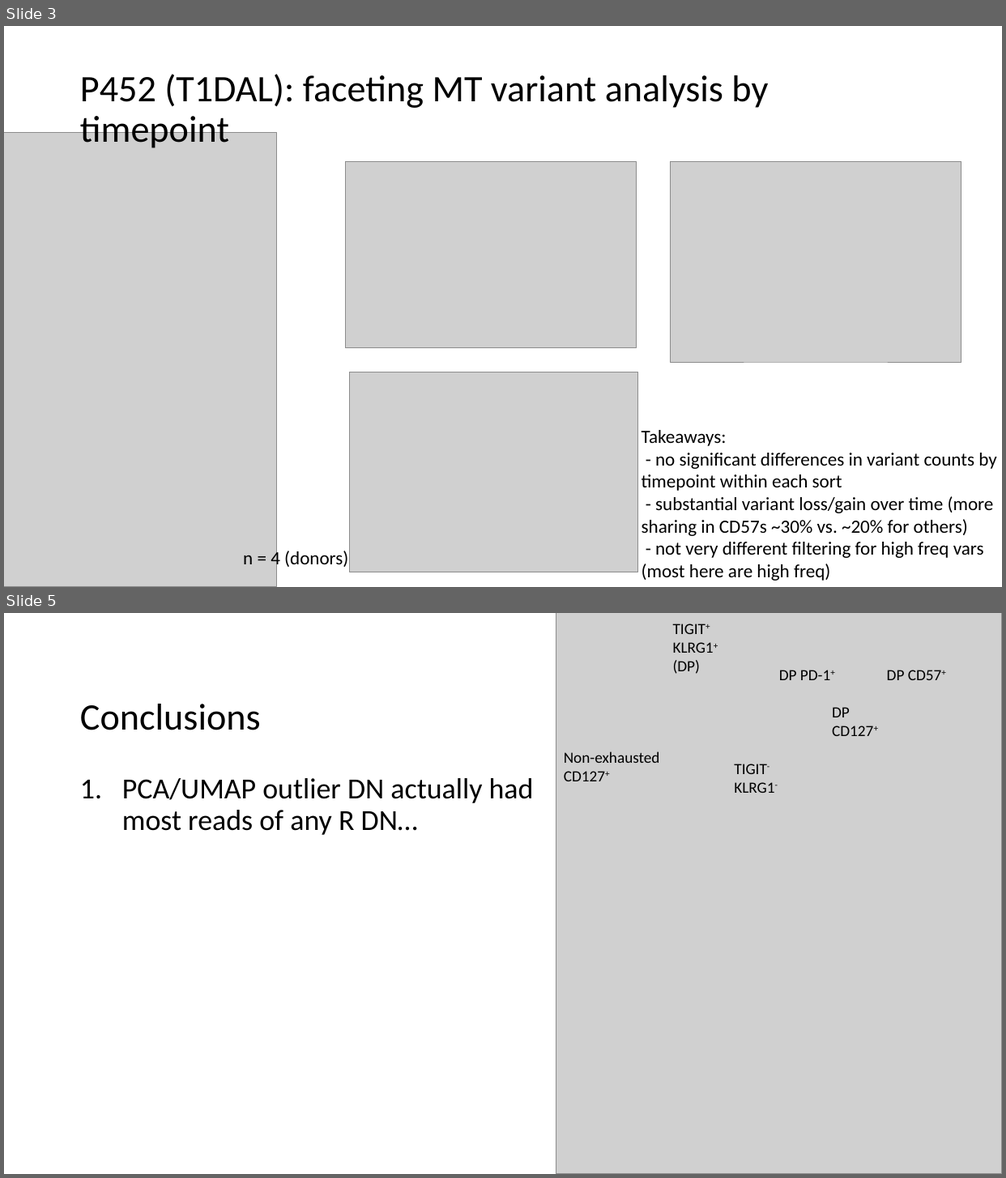
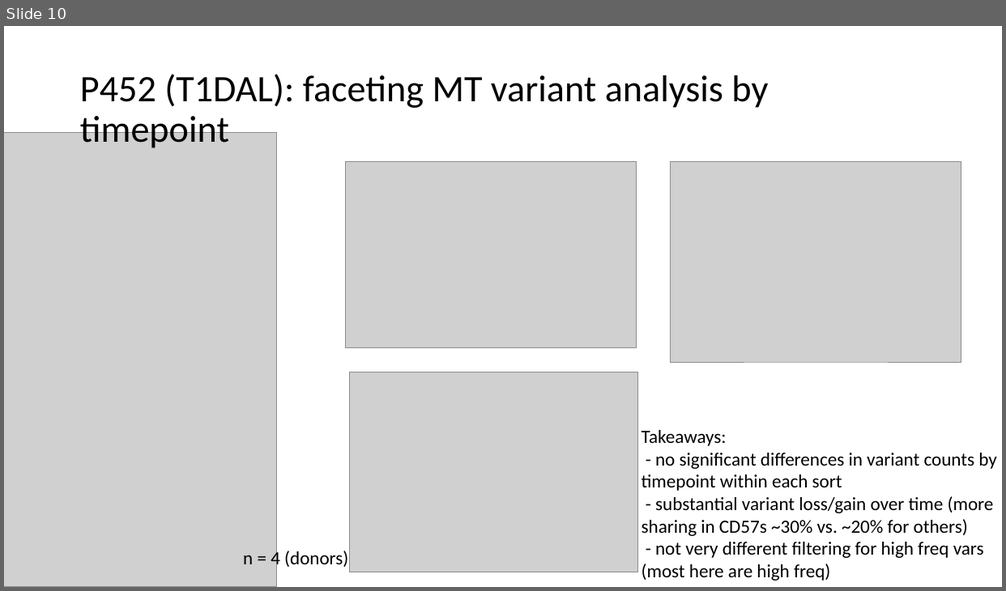
Before and after one commit to tybottorff/bottorffdocs, a slide deck: presentations/weekly_meetings/8_8_24.pptx. Shown one above the other, each under a label of ours: slides 3 and 5 before the commit, slide 10 after it; the slides between them are not shown. The pictures are 1006x1178 and 1006x591 pixels, drawn with LibreOffice and Linux fonts; fonts in the diff are those of the drawing; grey boxes stand for pictures. Boxes give left, top, right and bottom in pixels: in the first picture for what was removed or moved away, otherwise in the second. Text is boxed around its words. In the diff, an @@ line names an element or a change of style, - is before the commit and + after.

```diff
--- a/presentations/weekly_meetings/8_8_24.pptx
+++ b/presentations/weekly_meetings/8_8_24.pptx
@@ slide 5 removed at (4, 613, 1002, 1174), background #FFFFFF @@
@@ title removed at (80, 704, 261, 730) @@
-Conclusions
@@ group removed at (556, 613, 1002, 1174): 6 texts, 1 picture @@
-TIGIT+
-KLRG1+
-(DP)
-DP
-CD127+
-DP PD-1+
-DP CD57+
-TIGIT-
-KLRG1-
-Non-exhausted
-CD127+
@@ text removed at (122, 778, 534, 835) @@
-1. PCA/UMAP outlier DN actually had most reads of any R DN…
@@ what was slide 3 is now slide 10 @@
```
Also in this commit, not shown: 2 slides changed, 6 slides added, 1 other slide removed.
